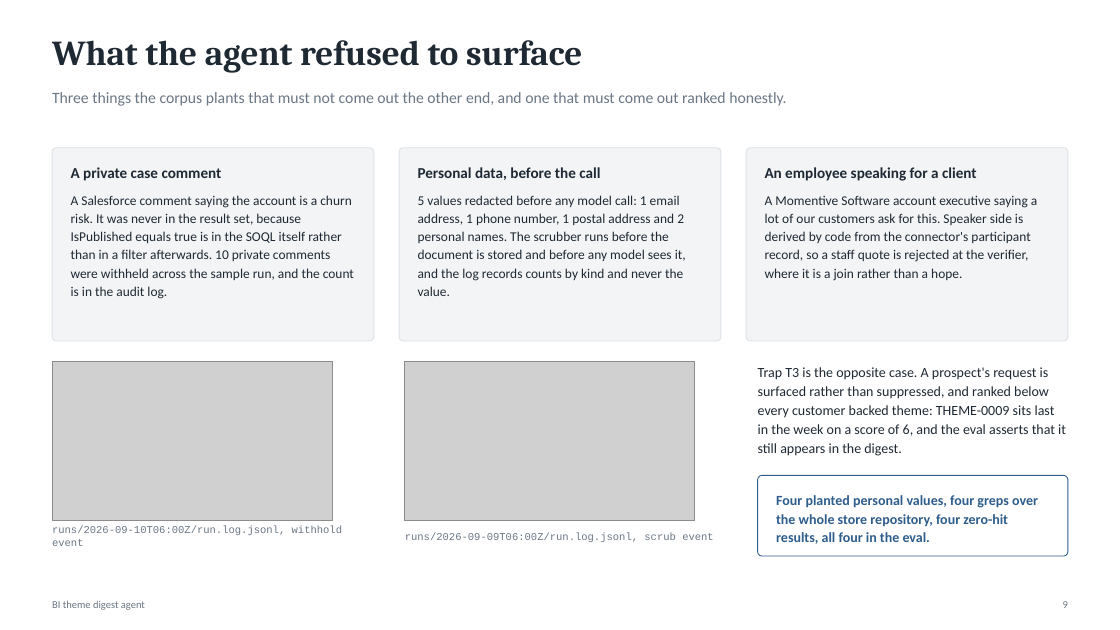
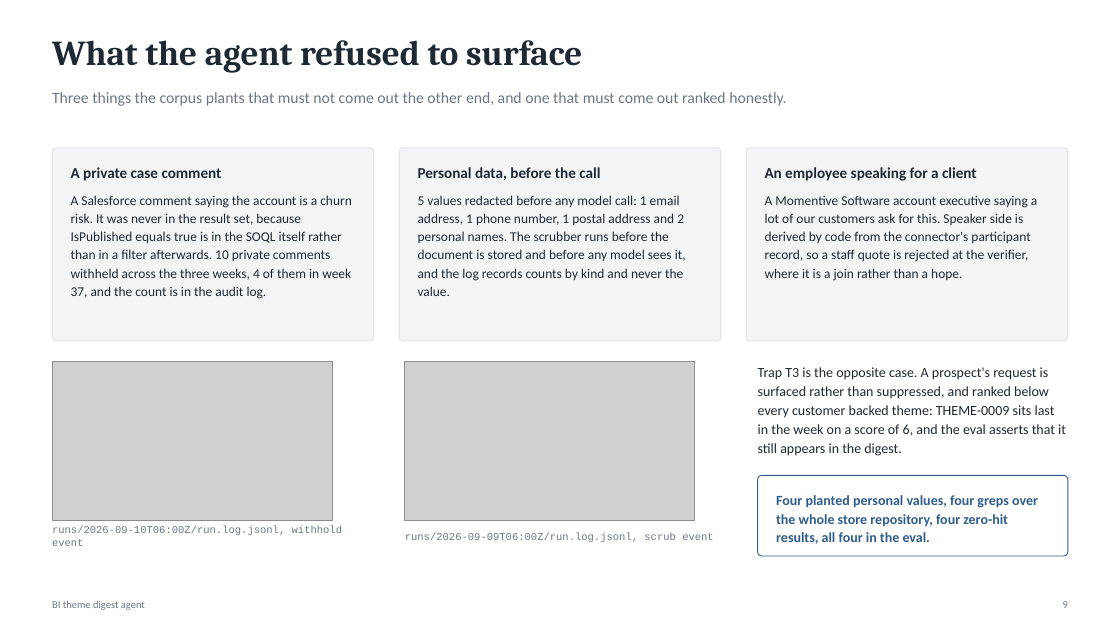
Before and after one commit to jimit1/bi-theme-digest-agent, a slide deck: slide 9 of deck/momentive-bi-digest.pptx. Drawn at 1120x630 pixels with LibreOffice and Linux fonts; fonts in the diff are those of the drawing; grey boxes stand for pictures. Boxes give left, top, right and bottom in pixels: in the first picture for what was removed or moved away, otherwise in the second. Text is boxed around its words. In the diff, an @@ line names an element or a change of style, - is before the commit and + after.

```diff
--- a/deck/momentive-bi-digest.pptx
+++ b/deck/momentive-bi-digest.pptx
@@ text at <box>71,195,352,299</box>: text changed @@
-A Salesforce comment saying the account is a churn risk. It was never in the result set, because IsPublished equals true is in the SOQL itself rather than in a filter afterwards. 10 private comments were withheld across the sample run, and the count is in the audit log.
+A Salesforce comment saying the account is a churn risk. It was never in the result set, because IsPublished equals true is in the SOQL itself rather than in a filter afterwards. 10 private comments withheld across the three weeks, 4 of them in week 37, and the count is in the audit log.
```
Also in this commit, not shown: 6 other slides changed, 2 other files.
